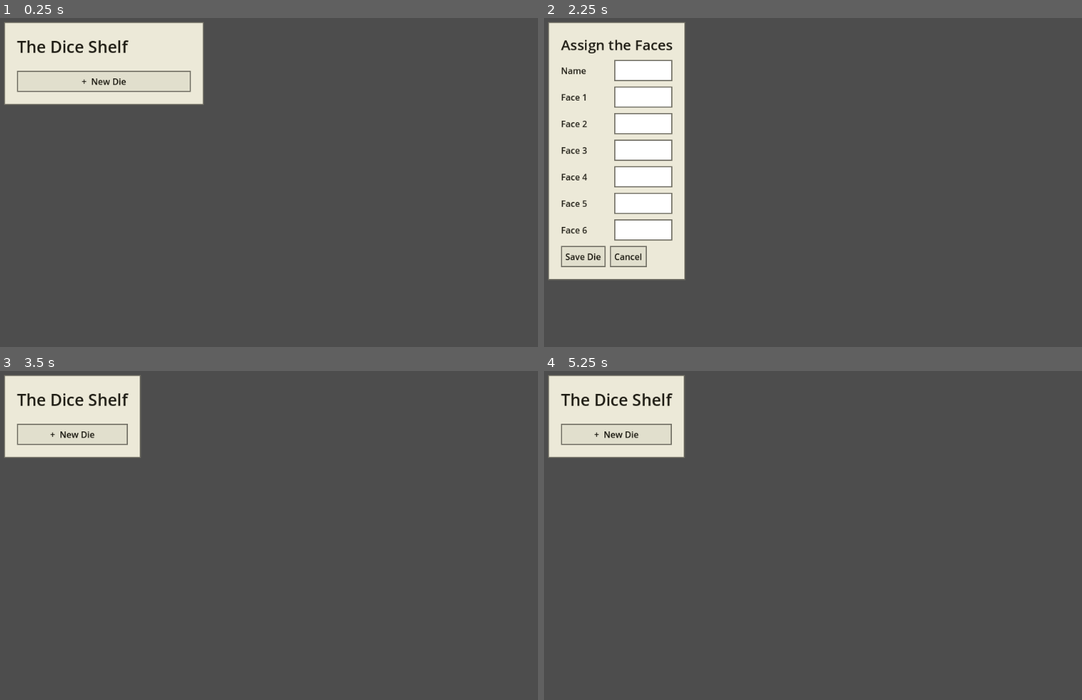
Above: before the commit, frames 1-4 (two rows, left to right).
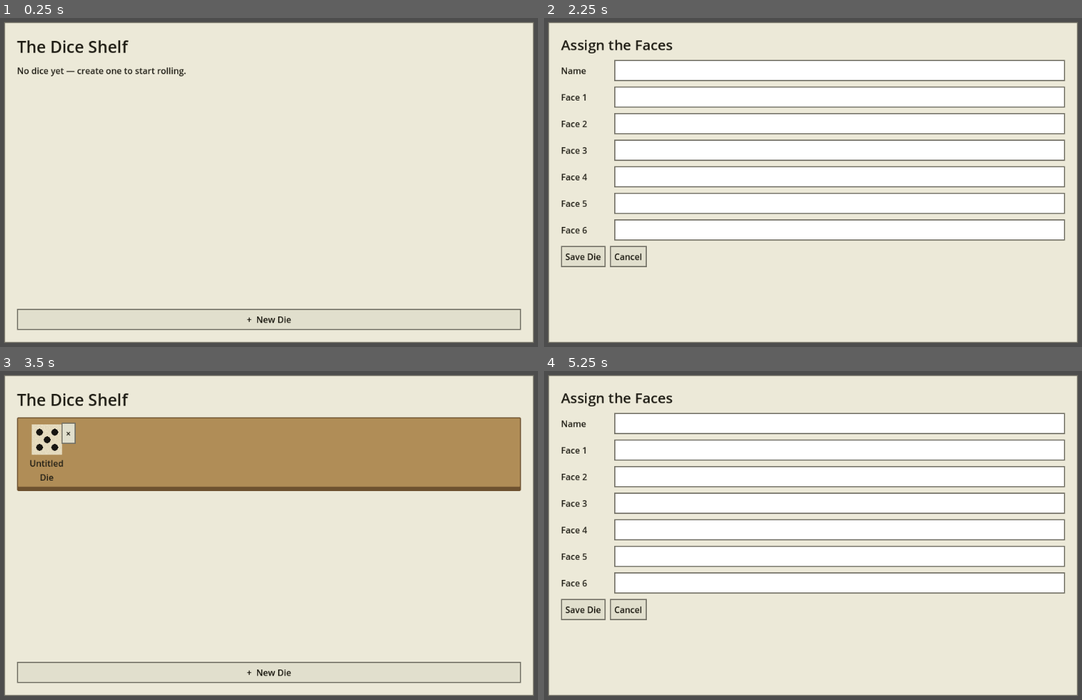
Above: after the commit, the same moments.

Repository: siyangsun/gamba
Game: Godot game, scene res://main.tscn
Two runs of this game, one before a commit and one after it. Both use one fixed random seed, a clock stepped at 60 frames per second and the inputs below.
Inputs (mouse positions are in pixels of both pictures, inside the frame that each line leads up to):
- Up to frame 1 (0.25 s): no input
- Up to frame 2 (2.25 s): click "+ New Die" at 0.5 s; click "Cancel" at 1.25 s; click "+ New Die" at 2 s
- Up to frame 3 (3.5 s): click "Save Die" at 2.75 s
- Up to frame 4 (5.25 s): click (613, 433) at 3.5 s, where only the run after the commit has a clickable "×"; click (850, 548) at 4.25 s, where only the run after the commit has a clickable "OK"; click "Cancel" (after the commit: "+ New Die") at 5 s

The runs differ from the first frame. In frame 1, 87% of the frame differs, in the area x 0-100%, y 1-99%; in frame 2, 77%; in frame 3, 92%; in frame 4, 92%.

Commit message:
fix zero-sized ui panels, add die deletion, and turn the shelf into a scrollable wooden bookshelf of die icons
Co-Authored-By: Claude Sonnet 5 <noreply@anthropic.com>

Diff:
--- a/die.gd
+++ b/die.gd
@@ -73,7 +73,7 @@
 		q.size = Vector2(SIZE, SIZE) * 0.99
 		mi.mesh = q
 		var mat := StandardMaterial3D.new()
-		mat.albedo_texture = _make_face_texture(int(d.v))
+		mat.albedo_texture = make_face_texture(int(d.v), FACE_TEX)
 		mat.roughness = 0.8
 		mi.material_override = mat
 		mi.position = (d.n as Vector3) * (half + 0.002)
@@ -83,31 +83,33 @@
 		_faces.append({"v": int(d.v), "n": d.n})
 
 
-func _make_face_texture(value: int) -> ImageTexture:
-	var img := Image.create(FACE_TEX, FACE_TEX, false, Image.FORMAT_RGB8)
+## Renders one die face (ivory grain + pips) at the given texture size.
+## Shared with ShelfPanel, which uses it at a smaller size for shelf icons.
+static func make_face_texture(value: int, tex_size: int) -> ImageTexture:
+	var img := Image.create(tex_size, tex_size, false, Image.FORMAT_RGB8)
 	var ivory := Color(0.90, 0.86, 0.75)
 	# faux-physical grain
-	for y in FACE_TEX:
-		for x in FACE_TEX:
+	for y in tex_size:
+		for x in tex_size:
 			var n := randf() * 0.06 - 0.03
 			img.set_pixel(x, y, Color(
 				clampf(ivory.r + n, 0, 1),
 				clampf(ivory.g + n, 0, 1),
 				clampf(ivory.b + n, 0, 1)))
 	var pip := Color(0.09, 0.08, 0.07)
-	var radius := FACE_TEX / 9.0
+	var radius := tex_size / 9.0
 	for g: Vector2 in PIP_LAYOUT[value]:
-		var cx: float = FACE_TEX * (0.25 + 0.25 * g.x)
-		var cy: float = FACE_TEX * (0.25 + 0.25 * g.y)
-		_fill_circle(img, cx, cy, radius, pip)
+		var cx: float = tex_size * (0.25 + 0.25 * g.x)
+		var cy: float = tex_size * (0.25 + 0.25 * g.y)
+		_fill_circle(tex_size, img, cx, cy, radius, pip)
 	return ImageTexture.create_from_image(img)
 
 
-func _fill_circle(img: Image, cx: float, cy: float, r: float, col: Color) -> void:
+static func _fill_circle(tex_size: int, img: Image, cx: float, cy: float, r: float, col: Color) -> void:
 	var y0 := maxi(0, int(cy - r - 1))
-	var y1 := mini(FACE_TEX, int(cy + r + 2))
+	var y1 := mini(tex_size, int(cy + r + 2))
 	var x0 := maxi(0, int(cx - r - 1))
-	var x1 := mini(FACE_TEX, int(cx + r + 2))
+	var x1 := mini(tex_size, int(cx + r + 2))
 	for y in range(y0, y1):
 		for x in range(x0, x1):
 			if Vector2(x - cx, y - cy).length() <= r:
--- a/editor.gd
+++ b/editor.gd
@@ -11,9 +11,9 @@
 
 
 func _ready() -> void:
-	set_anchors_preset(Control.PRESET_FULL_RECT)
+	set_anchors_and_offsets_preset(Control.PRESET_FULL_RECT)
 	var margin := MarginContainer.new()
-	margin.set_anchors_preset(Control.PRESET_FULL_RECT)
+	margin.set_anchors_and_offsets_preset(Control.PRESET_FULL_RECT)
 	for side in ["left", "top", "right", "bottom"]:
 		margin.add_theme_constant_override("margin_" + side, 24)
 	add_child(margin)
--- a/main.gd
+++ b/main.gd
@@ -29,7 +29,7 @@
 func _build_3d() -> void:
 	_vpc = SubViewportContainer.new()
 	_vpc.stretch = true
-	_vpc.set_anchors_preset(Control.PRESET_FULL_RECT)
+	_vpc.set_anchors_and_offsets_preset(Control.PRESET_FULL_RECT)
 	_vpc.mouse_filter = Control.MOUSE_FILTER_STOP
 	_vpc.gui_input.connect(_on_view_input)
 	add_child(_vpc)
@@ -117,6 +117,7 @@
 	_shelf = ShelfPanel.new()
 	_shelf.new_die_requested.connect(_go_editor_new)
 	_shelf.preset_chosen.connect(_go_roll)
+	_shelf.preset_delete_requested.connect(_on_delete_preset)
 	add_child(_shelf)
 
 	_editor = EditorPanel.new()
@@ -126,6 +127,7 @@
 
 	_roll = RollView.new()
 	_roll.back_requested.connect(_go_shelf)
+	_roll.delete_requested.connect(_on_delete_preset)
 	add_child(_roll)
 
 
@@ -156,6 +158,12 @@
 
 func _on_saved(preset: DicePreset) -> void:
 	_save_preset(preset)
+	_go_shelf()
+
+
+func _on_delete_preset(preset: DicePreset) -> void:
+	if preset.resource_path != "":
+		DirAccess.remove_absolute(preset.resource_path)
 	_go_shelf()
 
 
--- a/roll_view.gd
+++ b/roll_view.gd
@@ -5,6 +5,7 @@
 ## a side panel shows the result and the full face legend.
 
 signal back_requested
+signal delete_requested(preset: DicePreset)
 
 var _preset: DicePreset
 var _title: Label
@@ -13,7 +14,7 @@
 
 
 func _ready() -> void:
-	set_anchors_preset(Control.PRESET_FULL_RECT)
+	set_anchors_and_offsets_preset(Control.PRESET_FULL_RECT)
 	mouse_filter = Control.MOUSE_FILTER_IGNORE  # let clicks fall through to the die
 
 	var side := PanelContainer.new()
@@ -64,6 +65,13 @@
 	_legend = VBoxContainer.new()
 	vb.add_child(_legend)
 
+	vb.add_child(HSeparator.new())
+
+	var delete_btn := Button.new()
+	delete_btn.text = "Delete Die"
+	delete_btn.pressed.connect(_confirm_delete)
+	vb.add_child(delete_btn)
+
 
 func set_preset(p: DicePreset) -> void:
 	_preset = p
@@ -75,6 +83,16 @@
 		var l := Label.new()
 		l.text = "%d  —  %s" % [i + 1, _face_text(i + 1)]
 		_legend.add_child(l)
+
+
+func _confirm_delete() -> void:
+	var dlg := ConfirmationDialog.new()
+	dlg.dialog_text = "Delete \"%s\"? This can't be undone." % _preset.name
+	dlg.confirmed.connect(func(): delete_requested.emit(_preset))
+	dlg.confirmed.connect(dlg.queue_free)
+	dlg.canceled.connect(dlg.queue_free)
+	add_child(dlg)
+	dlg.popup_centered()
 
 
 func clear_result() -> void:
--- a/shelf.gd
+++ b/shelf.gd
@@ -1,18 +1,24 @@
 extends Control
 class_name ShelfPanel
 
-## Home screen: browse saved dice presets, or make a new one.
+## Home screen: a scrollable wooden bookshelf of saved dice, each shown as a
+## small icon of its own face art, or a button to make a new one.
 
 signal new_die_requested
 signal preset_chosen(preset: DicePreset)
+signal preset_delete_requested(preset: DicePreset)
+
+const COLS := 6
+const ICON_TEX := 56
+const TILE_SIZE := Vector2(90, 116)
 
 var _grid: VBoxContainer
 
 
 func _ready() -> void:
-	set_anchors_preset(Control.PRESET_FULL_RECT)
+	set_anchors_and_offsets_preset(Control.PRESET_FULL_RECT)
 	var margin := MarginContainer.new()
-	margin.set_anchors_preset(Control.PRESET_FULL_RECT)
+	margin.set_anchors_and_offsets_preset(Control.PRESET_FULL_RECT)
 	for side in ["left", "top", "right", "bottom"]:
 		margin.add_theme_constant_override("margin_" + side, 24)
 	add_child(margin)
@@ -41,7 +47,7 @@
 
 	_grid = VBoxContainer.new()
 	_grid.size_flags_horizontal = Control.SIZE_EXPAND_FILL
-	_grid.add_theme_constant_override("separation", 6)
+	_grid.add_theme_constant_override("separation", 14)
 	scroll.add_child(_grid)
 
 	var new_btn := Button.new()
@@ -58,9 +64,86 @@
 		empty.text = "No dice yet — create one to start rolling."
 		_grid.add_child(empty)
 		return
-	for p in presets:
-		var b := Button.new()
-		b.text = p.name
-		b.alignment = HORIZONTAL_ALIGNMENT_LEFT
-		b.pressed.connect(func(): preset_chosen.emit(p))
-		_grid.add_child(b)
+	var i := 0
+	while i < presets.size():
+		_grid.add_child(_make_shelf_row(presets.slice(i, mini(i + COLS, presets.size()))))
+		i += COLS
+
+
+func _make_shelf_row(row_presets: Array) -> PanelContainer:
+	var row := PanelContainer.new()
+	row.add_theme_stylebox_override("panel", _wood_style())
+	row.size_flags_horizontal = Control.SIZE_EXPAND_FILL
+	var hb := HBoxContainer.new()
+	hb.add_theme_constant_override("separation", 10)
+	row.add_child(hb)
+	for p in row_presets:
+		hb.add_child(_make_tile(p))
+	return row
+
+
+func _make_tile(p: DicePreset) -> Control:
+	var tile := Button.new()
+	tile.custom_minimum_size = TILE_SIZE
+	tile.flat = true
+	tile.pressed.connect(func(): preset_chosen.emit(p))
+	tile.tooltip_text = p.name
+
+	var vb := VBoxContainer.new()
+	vb.set_anchors_and_offsets_preset(Control.PRESET_FULL_RECT)
+	vb.mouse_filter = Control.MOUSE_FILTER_IGNORE
+	vb.alignment = BoxContainer.ALIGNMENT_CENTER
+	vb.add_theme_constant_override("separation", 4)
+	tile.add_child(vb)
+
+	var icon := TextureRect.new()
+	icon.texture = Die.make_face_texture(_icon_face(p), ICON_TEX)
+	icon.custom_minimum_size = Vector2(ICON_TEX, ICON_TEX)
+	icon.stretch_mode = TextureRect.STRETCH_KEEP_ASPECT_CENTERED
+	icon.mouse_filter = Control.MOUSE_FILTER_IGNORE
+	icon.size_flags_horizontal = Control.SIZE_SHRINK_CENTER
+	vb.add_child(icon)
+
+	var label := Label.new()
+	label.text = p.name
+	label.horizontal_alignment = HORIZONTAL_ALIGNMENT_CENTER
+	label.autowrap_mode = TextServer.AUTOWRAP_WORD_SMART
+	label.custom_minimum_size.x = TILE_SIZE.x - 10
+	label.mouse_filter = Control.MOUSE_FILTER_IGNORE
+	vb.add_child(label)
+
+	var del := Button.new()
+	del.text = "×"
+	del.custom_minimum_size = Vector2(22, 22)
+	del.set_anchors_and_offsets_preset(Control.PRESET_TOP_RIGHT)
+	del.pressed.connect(_confirm_delete.bind(p))
+	tile.add_child(del)
+
+	return tile
+
+
+# a die always shows the same face on the shelf, picked from its name so it
+# doesn't flicker between different pip counts on every refresh
+func _icon_face(p: DicePreset) -> int:
+	return (absi(p.name.hash()) % 6) + 1
+
+
+func _wood_style() -> StyleBoxFlat:
+	var s := StyleBoxFlat.new()
+	s.bg_color = Color8(176, 141, 87)
+	s.border_color = Color8(110, 82, 48)
+	s.set_border_width_all(2)
+	s.border_width_bottom = 8
+	s.set_corner_radius_all(2)
+	s.set_content_margin_all(10)
+	return s
+
+
+func _confirm_delete(p: DicePreset) -> void:
+	var dlg := ConfirmationDialog.new()
+	dlg.dialog_text = "Delete \"%s\"? This can't be undone." % p.name
+	dlg.confirmed.connect(func(): preset_delete_requested.emit(p))
+	dlg.confirmed.connect(dlg.queue_free)
+	dlg.canceled.connect(dlg.queue_free)
+	add_child(dlg)
+	dlg.popup_centered()
